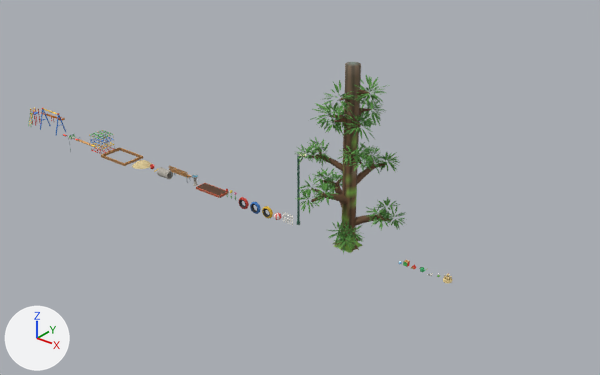
An edit to the Blender file blender/park_kit.blend, drawn before and after from the same camera.
Both versions are drawn from a camera (50 mm lens) standing at (556.0, -354.0, 245.0) and looking at (263.0, 11.0, 18.0). Lighting does not change. The marker at lower left points along +X, +Y and +Z. The first picture is the older version.

The first picture shows 'Park_Block_Cube', 'Park_Kunugi', 'Park_SandCastle', 'Park_WateringCan' and 17 more.
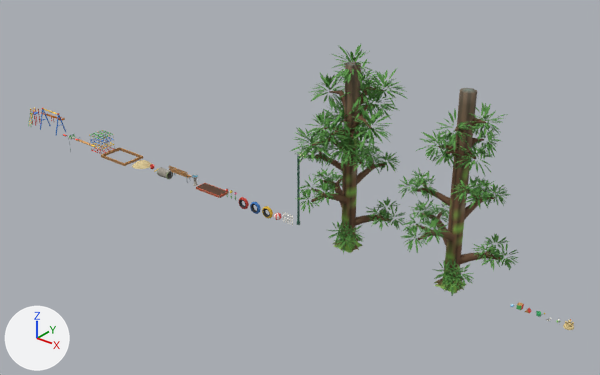
Location of each change, (x1, y1, x2, y2) in pixels of the pictures (600 x 375 px):
'Park_Kunugi', reshaped (9% taller): before (295, 62, 406, 254); after (291, 44, 408, 254)
'Park_Kunugi_Col', added: after (398, 88, 518, 296)
'Park_SandCastle', moved: before (443, 273, 452, 283); after (563, 319, 574, 330)
'Park_Block_Cube', moved: before (403, 260, 410, 267); after (516, 302, 524, 310)
'Park_WateringCan', moved: before (420, 267, 427, 272); after (536, 311, 545, 317)
part 1 of me_park_kunugi, rebuilt: before (359, 108, 371, 115); after (359, 100, 367, 111)
part 2 of me_park_kunugi, deleted (green): before (310, 75, 390, 139)
part 3 of me_park_kunugi, built on: before (321, 90, 376, 136); after (291, 44, 408, 168)

Diff of the bpy script that builds the scene:
```diff
--- a/blender/park_kit.blend.py
+++ b/blender/park_kit.blend.py
@@ me_park_kunugi @@
 # used by ob_park_kunugi; location = (309.0, 0.0, 0.0)
-me_park_kunugi.from_pydata(...)  # 41140 vertices, 29140 faces; spans x -34.2..32.8, y -36.1..33.9, z -1.5..111.0
+me_park_kunugi.from_pydata(...)  # 54552 vertices, 38464 faces; spans x -34.2..32.8, y -36.1..38.6, z -1.5..119.6
+# me_park_kunugi part 1: the loose piece of 30 vertices spanning x -1.7..7.4, y -1.7..8.2, z 76.2..84.7 is rebuilt with 30 vertices and now spans x -2.1..8.3, y -2.1..5.4, z 76.8..90.6
+# me_park_kunugi part 2: 402 loose pieces with 9246 vertices, spanning x -22.2..20.8, y -24.7..24.0, z 68.4..104.5, are deleted
+# me_park_kunugi part 3: 3 vertices moved within x -10.5..-1.6, y -3.2..-2.2, z 76.1..77.5; 647 vertices removed from x -16.0..14.9, y -16.6..12.7, z 69.1..96.8; 23305 vertices added at x -30.1..31.9, y -33.6..38.6, z 53.6..119.6
+# other edits to the shape of me_park_kunugi do not show in these pictures
 me_park_kunugi.materials.append(mat_vertexcolor)
@@ ob_park_block_cube @@
 ob_park_block_cube = bpy.data.objects.new('Park_Block_Cube', me_park_block_cube)
-ob_park_block_cube.location = (349.6, 0.0, 0.0)
+ob_park_block_cube.location = (418.6, 0.0, 0.0)
@@ ob_park_wateringcan @@
 ob_park_wateringcan = bpy.data.objects.new('Park_WateringCan', me_park_wateringcan)
-ob_park_wateringcan.location = (359.9, 0.0, 0.0)
+ob_park_wateringcan.location = (428.9, 0.0, 0.0)
@@ ob_park_sandcastle @@
 ob_park_sandcastle = bpy.data.objects.new('Park_SandCastle', me_park_sandcastle)
-ob_park_sandcastle.location = (376.0, 0.0, 0.0)
+ob_park_sandcastle.location = (445.0, 0.0, 0.0)
@@ ob_park_kunugi_col @@
+ob_park_kunugi_col = bpy.data.objects.new('Park_Kunugi_Col', me_park_kunugi.copy())  # the mesh of ob_park_kunugi
+ob_park_kunugi_col.location = (378.0, 0.0, 0.0)
```
